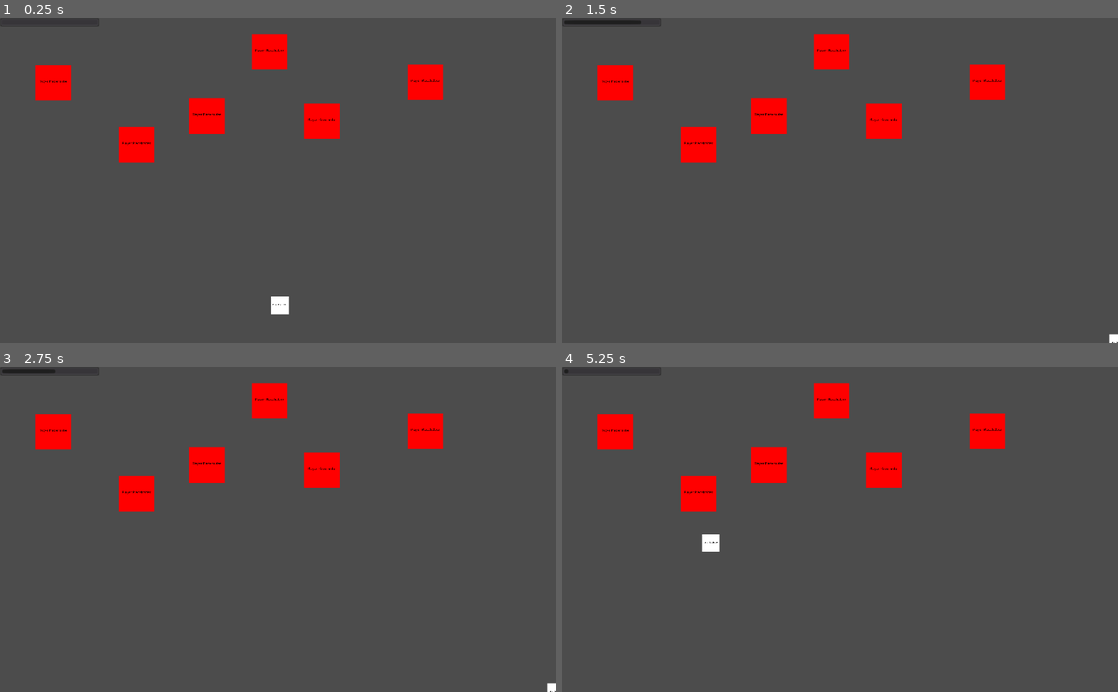
Above: before the commit, frames 1-4 (two rows, left to right).
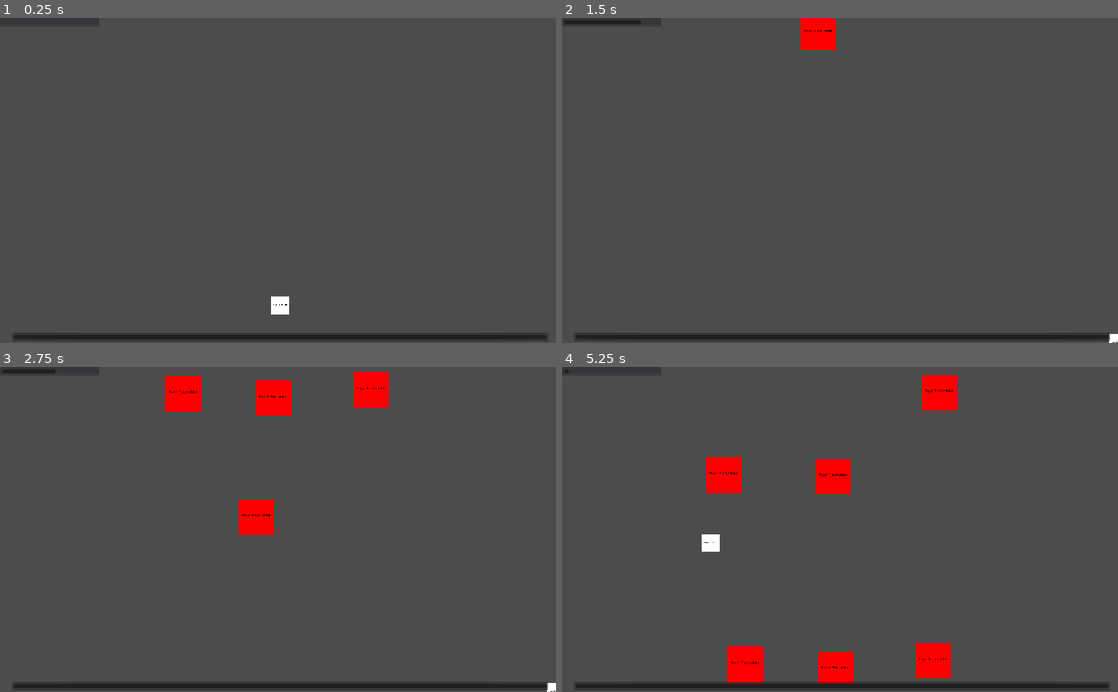
Above: after the commit, the same moments.

Repository: turtlewit/conner-space
Game: Godot game, scene res://scene.tscn
The game is run twice, just before and just after one commit, with the same random seed, the same clock (stepped at 60 frames per second) and the same inputs.
Inputs:
- Up to frame 1 (0.25 s): no input
- Up to frame 2 (1.5 s): tap Enter at 0.5 s; hold D (MoveRight) 0.53-1.28 s; tap Shift (Ability_Dodge) at 0.6 s; tap Space (Fire) at 1.25, 1.35 s; hold S (MoveDown) from 1.28 s (still down)
- Up to frame 3 (2.75 s): release S (MoveDown) at 2.03 s; hold D (MoveRight) from 2.03 s (still down); tap Shift (Ability_Dodge) at 2.1 s
- Up to frame 4 (5.25 s): release D (MoveRight) at 2.78 s; hold W (MoveUp) 2.78-3.53 s; tap Space (Fire) at 2.85, 4.35 s; hold A (MoveLeft) 3.53-5.03 s; tap Shift (Ability_Dodge) at 3.6, 5.1 s; hold S (MoveDown) from 5.03 s (still down)

The runs differ from the first frame. In frame 1, 6.1% of the frame differs, in the area x 2-99%, y 4-100%; in frame 2, 6.4%; in frame 3, 7.8%; in frame 4, 10%, in the area x 2-99%, y 2-100%.

Commit message:
Enemy movement and damage, death

Diff:
--- a/Enemy.gd
+++ b/Enemy.gd
@@ -5,17 +5,17 @@
 # var b = "textvar"
 
 export var health = 0.0
-export var speed = 0
+export var speed = 200
 
 func _ready():
 	# Called every time the node is added to the scene.
 	# Initialization here
 	pass
 
-#func _process(delta):
-#	# Called every frame. Delta is time since last frame.
-#	# Update game logic here.
-#	pass
+func _process(delta):
+	# Called every frame. Delta is time since last frame.
+	# Update game logic here.
+	global_translate(Vector2(0, speed * delta))
 
 func on_hit(damage):
 	health -= damage
--- a/Player.gd
+++ b/Player.gd
@@ -22,9 +22,16 @@
 export var draw_schut_line_time = .1
 var draw_schut_line_time_current = 0
 
+export var health_max = 2.0
+var health
+var health_bar
+
 func _ready():
 	# Called every time the node is added to the scene.
 	# Initialization here
+	health = health_max
+	health_bar = get_node("/root/scene/CanvasLayer/Health")
+
 	screen_width = get_viewport_rect().size.x
 	screen_height = get_viewport_rect().size.y
 
@@ -82,6 +89,16 @@
 	if Input.is_action_pressed("Fire"):
 		Shoot(delta)
 
+	var collisions = get_overlapping_areas()
+	for collider in collisions:
+		on_hit(delta)
+
+func on_hit(delta):
+	health -= delta
+	health_bar.value = health / health_max * 100
+	if health <= 0:
+		get_tree().quit()
+
 func _draw():
 	if draw_schut_line:
 		var from = Vector2(0, 0)
--- a/project.godot
+++ b/project.godot
@@ -16,7 +16,8 @@
 
 [display]
 
-window/stretch/aspect="keep_width"
+window/stretch/mode="2d"
+window/stretch/aspect="keep_height"
 
 [input]
 
--- a/scene.tscn
+++ b/scene.tscn
@@ -52,6 +52,7 @@
 dodge_length = 500
 ability_dodge_cooldown_time = 5
 draw_schut_line_time = 0.1
+health_max = 2.0
 
 [node name="CollisionShape2D" type="CollisionShape2D" parent="Camera2D/Area2D" index="0"]
 
@@ -96,46 +97,165 @@
 percent_visible = false
 _sections_unfolded = [ "Percent" ]
 
+[node name="Health" type="ProgressBar" parent="CanvasLayer" index="1"]
+
+anchor_left = 0.0
+anchor_top = 0.0
+anchor_right = 0.0
+anchor_bottom = 0.0
+margin_left = 22.0
+margin_top = 581.0
+margin_right = 1010.0
+margin_bottom = 597.0
+rect_pivot_offset = Vector2( 0, 0 )
+rect_clip_content = false
+mouse_filter = 0
+mouse_default_cursor_shape = 0
+size_flags_horizontal = 1
+size_flags_vertical = 0
+min_value = 0.0
+max_value = 100.0
+step = 1.0
+page = 0.0
+value = 100.0
+exp_edit = false
+rounded = false
+percent_visible = false
+_sections_unfolded = [ "Percent" ]
+
 [node name="enemies" type="Node2D" parent="." index="2"]
 
+editor/display_folded = true
+
 [node name="Enemy" parent="enemies" index="0" instance=ExtResource( 3 )]
 
-position = Vector2( 97.9469, 119.713 )
-script = ExtResource( 4 )
-health = 0.25
-speed = 0
-
-[node name="Enemy2" parent="enemies" index="1" instance=ExtResource( 3 )]
-
-position = Vector2( 251.669, 233.984 )
-script = ExtResource( 4 )
-health = 0.25
-speed = 0
-
-[node name="Enemy3" parent="enemies" index="2" instance=ExtResource( 3 )]
-
-position = Vector2( 380.905, 180.93 )
-script = ExtResource( 4 )
-health = 0.25
-speed = 0
-
-[node name="Enemy4" parent="enemies" index="3" instance=ExtResource( 3 )]
-
-position = Vector2( 496.537, 62.5772 )
-script = ExtResource( 4 )
-health = 0.25
-speed = 0
-
-[node name="Enemy5" parent="enemies" index="4" instance=ExtResource( 3 )]
-
-position = Vector2( 593.123, 190.452 )
-script = ExtResource( 4 )
-health = 0.25
-speed = 0
-
-[node name="Enemy6" parent="enemies" index="5" instance=ExtResource( 3 )]
-
-position = Vector2( 783.576, 118.353 )
-script = ExtResource( 4 )
-health = 0.25
-speed = 0
+position = Vector2( 97.9469, -1163.39 )
+script = ExtResource( 4 )
+health = 0.25
+speed = 200
+
+[node name="Enemy10" parent="enemies" index="1" instance=ExtResource( 3 )]
+
+position = Vector2( 178.843, -1227.55 )
+script = ExtResource( 4 )
+health = 0.25
+speed = 200
+
+[node name="Enemy11" parent="enemies" index="2" instance=ExtResource( 3 )]
+
+position = Vector2( 265.318, -1291.71 )
+script = ExtResource( 4 )
+health = 0.25
+speed = 200
+
+[node name="Enemy12" parent="enemies" index="3" instance=ExtResource( 3 )]
+
+position = Vector2( 360.161, -1358.66 )
+script = ExtResource( 4 )
+health = 0.25
+speed = 200
+
+[node name="Enemy13" parent="enemies" index="4" instance=ExtResource( 3 )]
+
+position = Vector2( 449.425, -1428.39 )
+script = ExtResource( 4 )
+health = 0.25
+speed = 200
+
+[node name="Enemy14" parent="enemies" index="5" instance=ExtResource( 3 )]
+
+position = Vector2( 547.058, -1498.13 )
+script = ExtResource( 4 )
+health = 0.25
+speed = 200
+
+[node name="Enemy2" parent="enemies" index="6" instance=ExtResource( 3 )]
+
+position = Vector2( 297.207, -851.322 )
+script = ExtResource( 4 )
+health = 0.25
+speed = 200
+
+[node name="Enemy9" parent="enemies" index="7" instance=ExtResource( 3 )]
+
+position = Vector2( 498.051, -848.533 )
+script = ExtResource( 4 )
+health = 0.25
+speed = 200
+
+[node name="Enemy3" parent="enemies" index="8" instance=ExtResource( 3 )]
+
+position = Vector2( 860.296, -1627.5 )
+script = ExtResource( 4 )
+health = 0.25
+speed = 200
+
+[node name="Enemy15" parent="enemies" index="9" instance=ExtResource( 3 )]
+
+position = Vector2( 764.479, -1710.95 )
+script = ExtResource( 4 )
+health = 0.25
+speed = 200
+
+[node name="Enemy16" parent="enemies" index="10" instance=ExtResource( 3 )]
+
+position = Vector2( 671.753, -1797.49 )
+script = ExtResource( 4 )
+health = 0.25
+speed = 200
+
+[node name="Enemy17" parent="enemies" index="11" instance=ExtResource( 3 )]
+
+position = Vector2( 588.3, -1877.86 )
+script = ExtResource( 4 )
+health = 0.25
+speed = 200
+
+[node name="Enemy18" parent="enemies" index="12" instance=ExtResource( 3 )]
+
+position = Vector2( 510.193, -1955.96 )
+script = ExtResource( 4 )
+health = 0.25
+speed = 200
+
+[node name="Enemy19" parent="enemies" index="13" instance=ExtResource( 3 )]
+
+position = Vector2( 420.929, -2028.49 )
+script = ExtResource( 4 )
+health = 0.25
+speed = 200
+
+[node name="Enemy4" parent="enemies" index="14" instance=ExtResource( 3 )]
+
+position = Vector2( 471.308, -273.802 )
+script = ExtResource( 4 )
+health = 0.25
+speed = 200
+
+[node name="Enemy5" parent="enemies" index="15" instance=ExtResource( 3 )]
+
+position = Vector2( 694.037, -1003.69 )
+script = ExtResource( 4 )
+health = 0.25
+speed = 200
+
+[node name="Enemy6" parent="enemies" index="16" instance=ExtResource( 3 )]
+
+position = Vector2( 682.662, -508.154 )
+script = ExtResource( 4 )
+health = 0.25
+speed = 200
+
+[node name="Enemy7" parent="enemies" index="17" instance=ExtResource( 3 )]
+
+position = Vector2( 336.759, -501.304 )
+script = ExtResource( 4 )
+health = 0.25
+speed = 200
+
+[node name="Enemy8" parent="enemies" index="18" instance=ExtResource( 3 )]
+
+position = Vector2( 504.129, -492.936 )
+script = ExtResource( 4 )
+health = 0.25
+speed = 200
